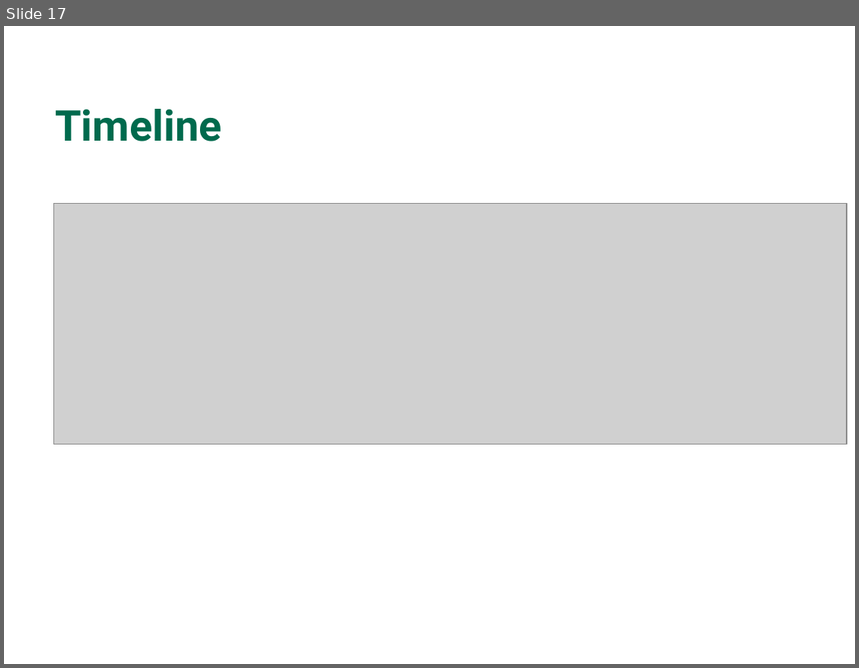
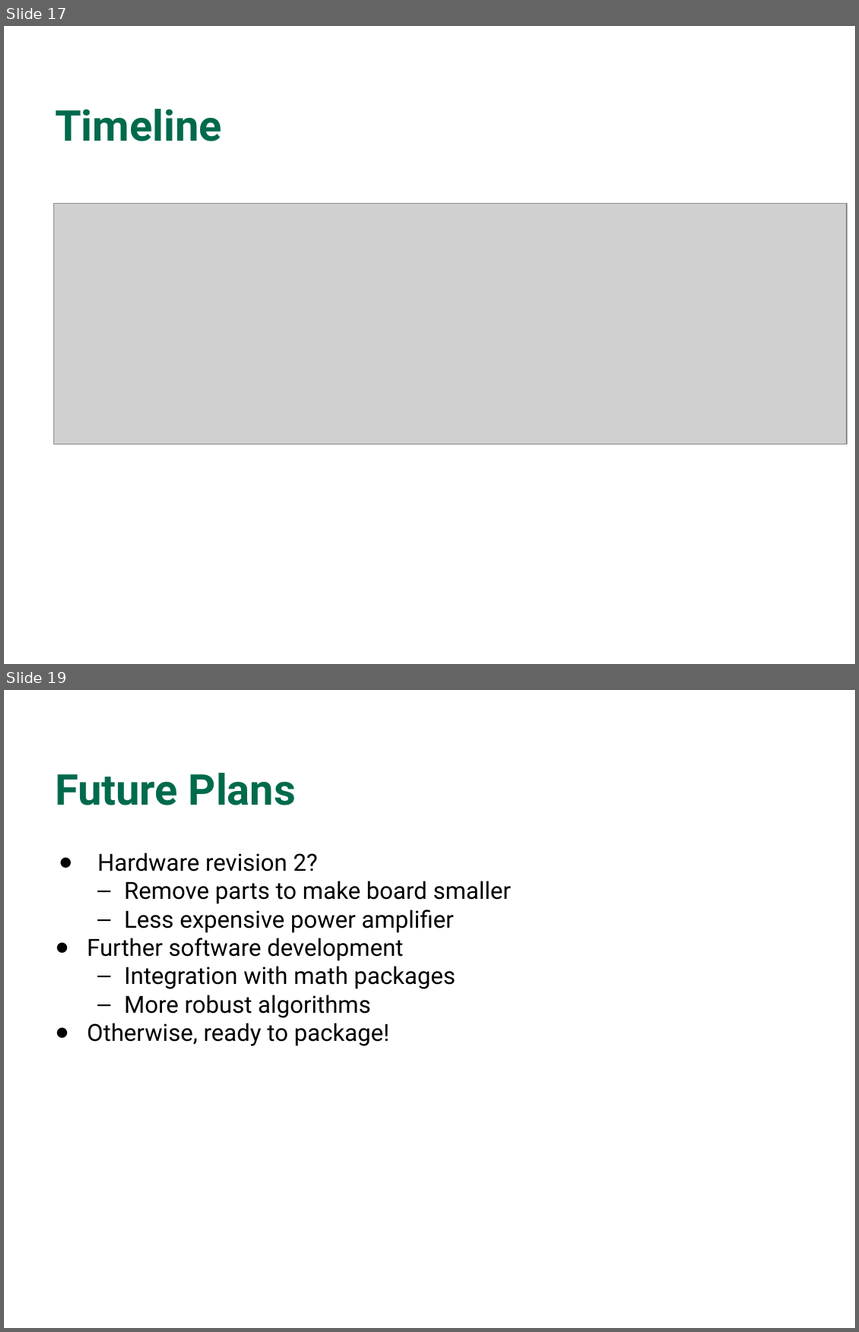
Before and after one commit to WCP52/docs, a slide deck: official/pres/Presentation.odp. Shown one above the other, each under a label of ours: slide 17 before the commit, slides 17 and 19 after it; the slides between them are not shown. The pictures are 859x668 and 859x1332 pixels, drawn with LibreOffice and Linux fonts; fonts in the diff are those of the drawing; grey boxes stand for pictures; background and template pictures are left out. Boxes give left, top, right and bottom in pixels: in the first picture for what was removed or moved away, otherwise in the second. Text is boxed around its words. In the diff, an @@ line names an element or a change of style, - is before the commit and + after.

```diff
--- a/official/pres/Presentation.odp
+++ b/official/pres/Presentation.odp
@@ slide 19 added at [4, 690, 855, 1328], background picture (left out) @@
@@ title added at [55, 773, 296, 806], 36 pt, text #006A4D, bold @@
+Future Plans
@@ text added at [87, 853, 511, 1046], 20 pt, text #000000 @@
+● Hardware revision 2?
+  – Remove parts to make board smaller
+  – Less expensive power amplifier
+● Further software development
+  – Integration with math packages
+  – More robust algorithms
+● Otherwise, ready to package!
```
Also in this commit, not shown: 6 slides changed, 1 slide removed.
